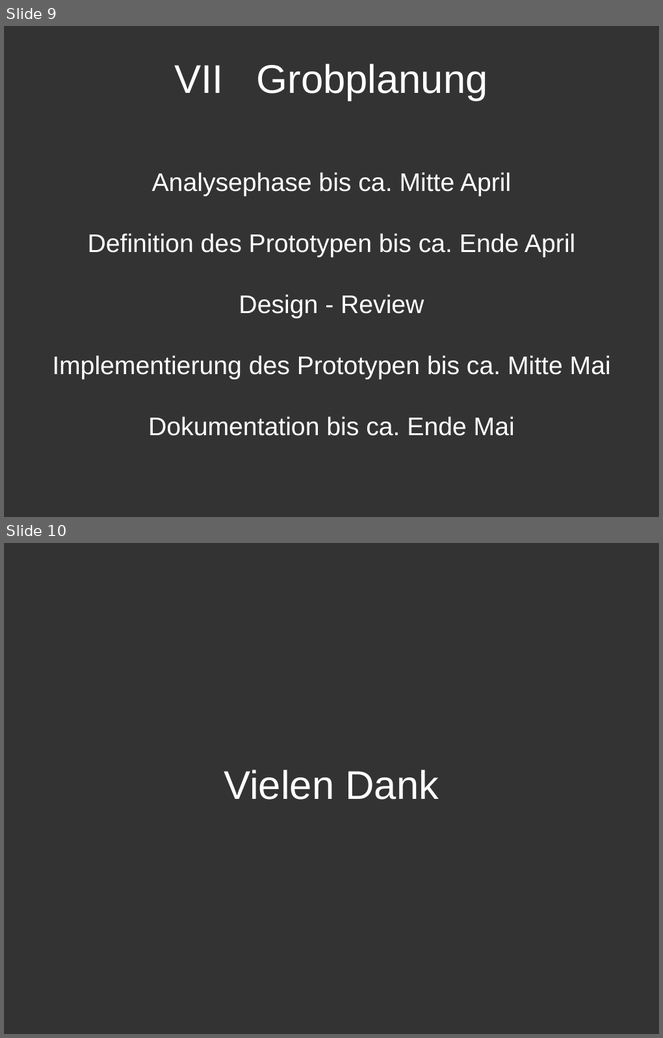
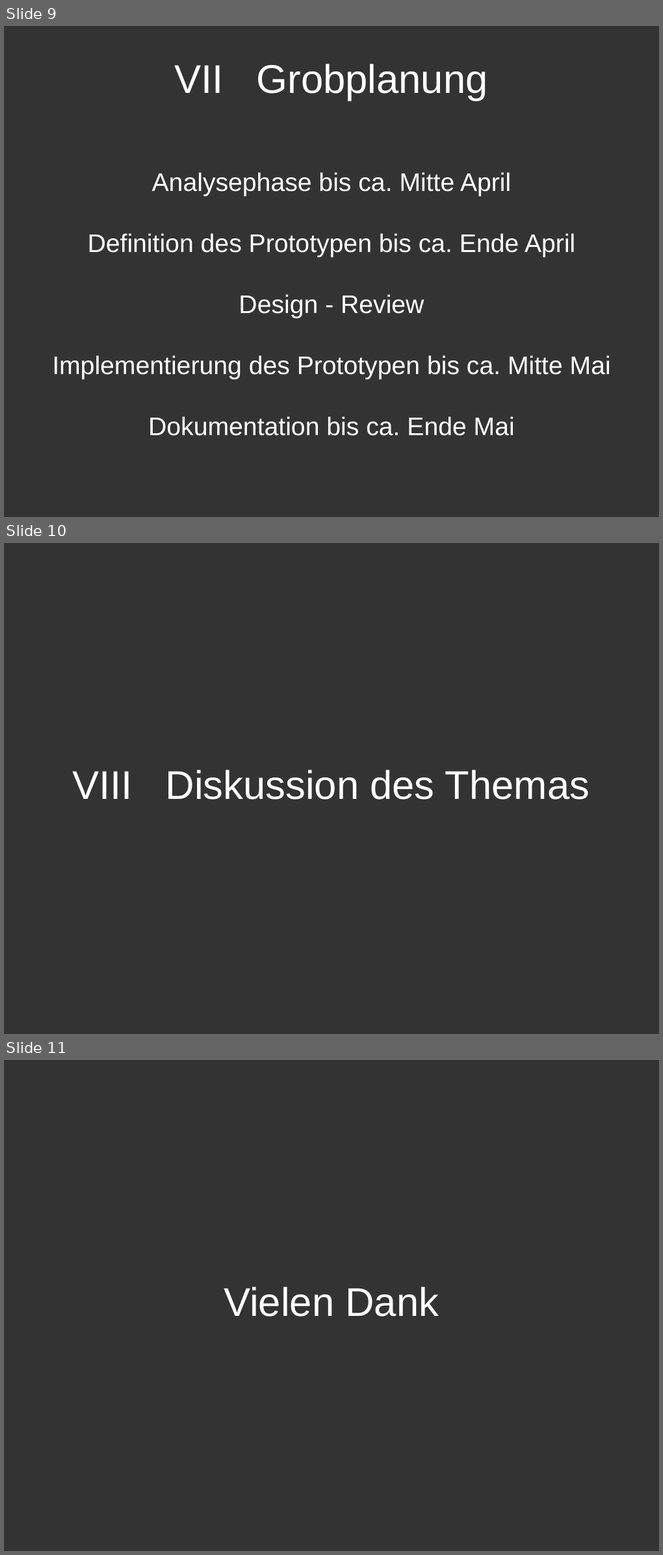
Before and after one commit to sushicutta/Diplomarbeit, a slide deck: praesentation/kickoff/kick-off-meeting.ppt. Shown one above the other, each under a label of ours: slides 9 and 10 before the commit, slides 9, 10 and 11 after it. The pictures are 663x1038 and 663x1555 pixels, drawn with LibreOffice and Linux fonts; fonts in the diff are those of the drawing. Boxes give left, top, right and bottom in pixels: in the first picture for what was removed or moved away, otherwise in the second. Text is boxed around its words. In the diff, an @@ line names an element or a change of style, - is before the commit and + after.

```diff
--- a/praesentation/kickoff/kick-off-meeting.ppt
+++ b/praesentation/kickoff/kick-off-meeting.ppt
@@ slide 10 added at (4,543,659,1034), background #333333 @@
@@ text added at (72,770,590,800), 44 pt, text #FFFFFF @@
+VIII Diskussion des Themas
@@ what was slide 10 is now slide 11 @@
```
Also in this commit, not shown: 3 other files.
